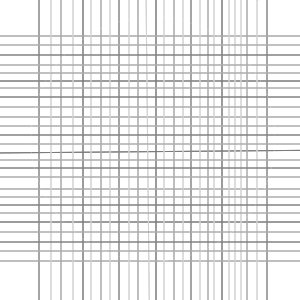
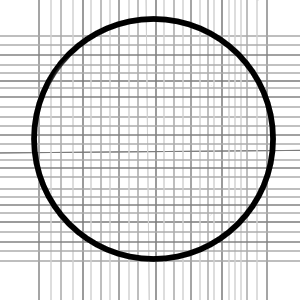
Before/after of a 300px x 300px layered artwork. What changed in the layer stack:
painted on "Paint Layer 6 Merged" over [31, 16, 276, 262]
